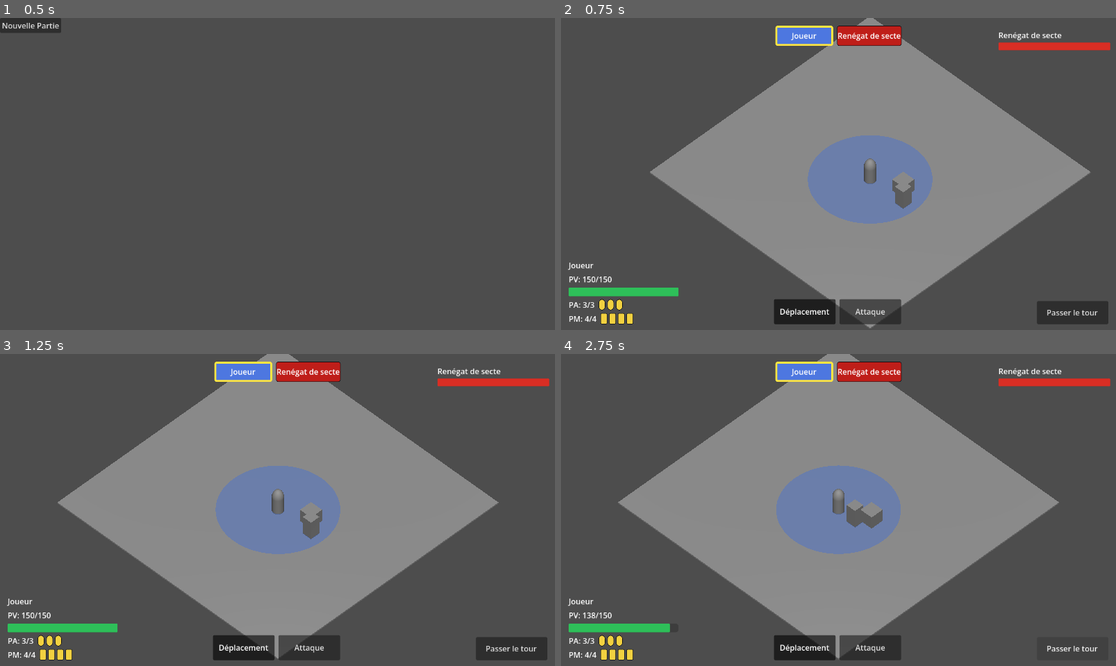
Above: before the commit, frames 1-4 (two rows, left to right).
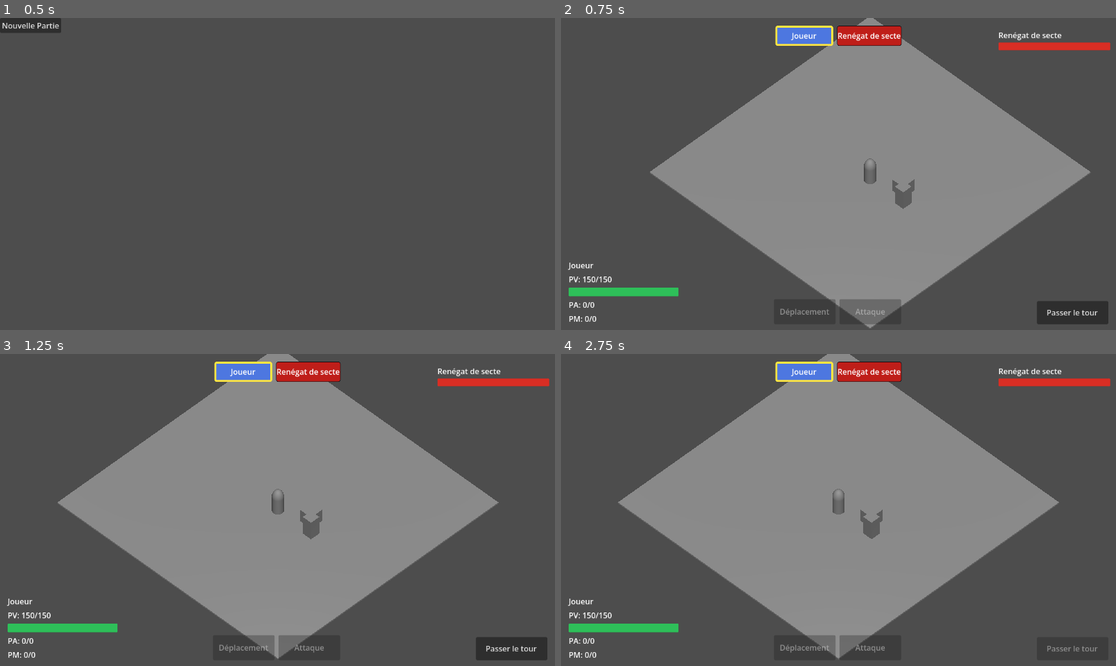
Above: after the commit, the same moments.

Repository: sillpct/lagoutte
Game: Godot game, scene res://scenes/main/main.tscn
Two runs of this game, one before a commit and one after it. Both use one fixed random seed, a clock stepped at 60 frames per second and the inputs below.
Inputs (mouse positions are in pixels of both pictures, inside the frame that each line leads up to):
- Up to frame 1 (0.5 s): no input
- Up to frame 2 (0.75 s): click "Nouvelle Partie" at 0.5 s
- Up to frame 3 (1.25 s): no input
- Up to frame 4 (2.75 s): tap Enter (ui_accept) at 1.25, 1.52 s; move the mouse to (960, 494) at 1.27 s; hold Right (ui_right) 1.28-2 s; hold T (end_turn) 1.28-2 s; click (960, 494) at 1.42 s; click (1071, 647) at 2 s, where only the run after the commit has a clickable "Passer le tour"

Frame 1 is identical in both runs. In frame 2, 6.2% of the frame differs, in the area x 3-67%, y 37-99%; in frame 3, 5.9%; in frame 4, 6.1%.
Error after the commit: Invalid access to property or key 'points_mouvement' on a base object of type 'Resource (IncarnationData)'. (res://scenes/combat/combat_manager.gd:51)

Commit message:
Update incarnation_data.gd

Diff:
--- a/resources/incarnation_data.gd
+++ b/resources/incarnation_data.gd
@@ -16,4 +16,4 @@
 @export var pv_max: int = 150
 @export var lucidite_max: int = 100
 @export var points_action: int = 3
-@export var points_mouvement: int = 4
+@export var agilite: int = 4
